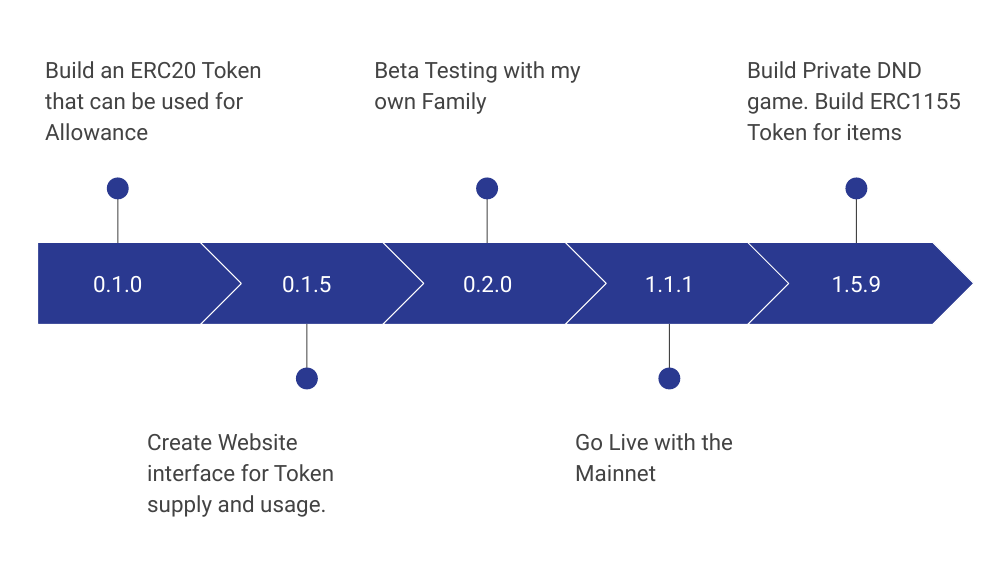
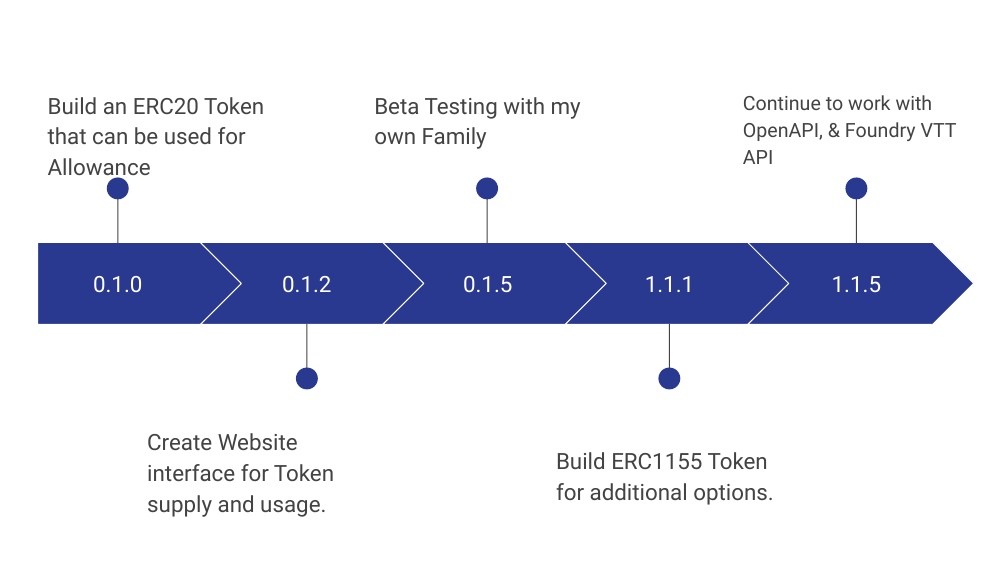
Before and after one commit to TGreenizan/Family-Fuel, a slide deck: slide 7 of Family-Fuel-presentation.odp (slide 6 before the commit). Drawn at 1008x567 pixels with LibreOffice and Linux fonts; fonts in the diff are those of the drawing. Boxes give left, top, right and bottom in pixels: in the first picture for what was removed or moved away, otherwise in the second. Text is boxed around its words. In the diff, an @@ line names an element or a change of style, - is before the commit and + after.

```diff
--- a/Family-Fuel-presentation.odp
+++ b/Family-Fuel-presentation.odp
@@ text "Build an ERC20 Token that ..." rewrapped from bbox=[45, 61, 262, 140] to bbox=[48, 97, 264, 181] @@
@@ text "Beta Testing with my own ...": place and size @@
-text "Beta Testing with my own ..." at bbox=[374, 61, 581, 114]
+text "Beta Testing with my own ..." at bbox=[374, 97, 581, 149]
@@ text removed at bbox=[747, 61, 961, 140] @@
-Build Private DND game. Build ERC1155 Token for items
@@ text added at bbox=[743, 95, 957, 164], 14 pt, text #434343 @@
+Continue to work with OpenAPI, & Foundry VTT API
@@ text "0.1.5": place and size @@
-text "0.1.5" at bbox=[282, 276, 331, 293]
+text "0.1.5" at bbox=[463, 276, 512, 293]
@@ text at bbox=[282, 276, 331, 292]: text changed @@
-0.2.0
+0.1.2
@@ text at bbox=[832, 276, 881, 292]: text changed @@
-1.5.9
+1.1.5
@@ text removed at bbox=[575, 433, 733, 481] @@
-Go Live with the Mainnet
@@ text added at bbox=[556, 452, 774, 505], 16 pt, text #434343 @@
+Build ERC1155 Token for additional options.
```
Also in this commit, not shown: 3 other slides changed, 9 slides added, 2 slides removed.
